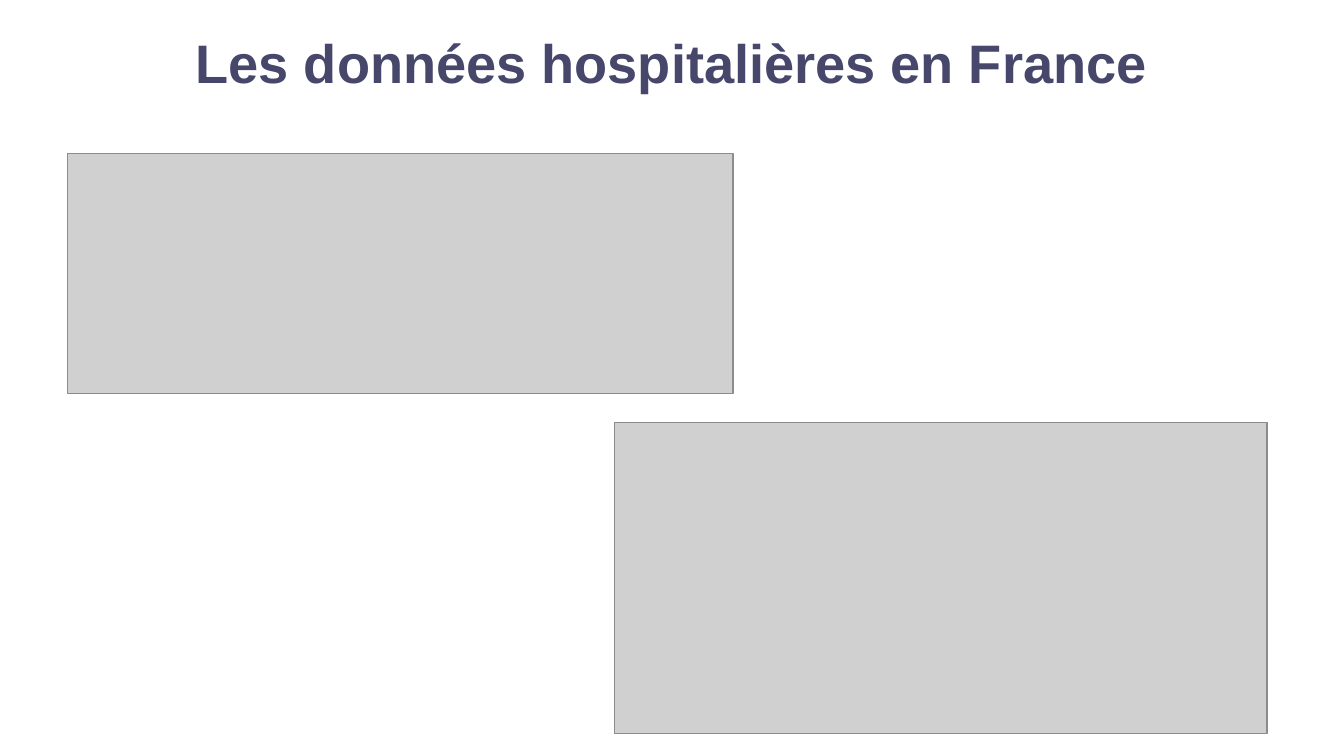
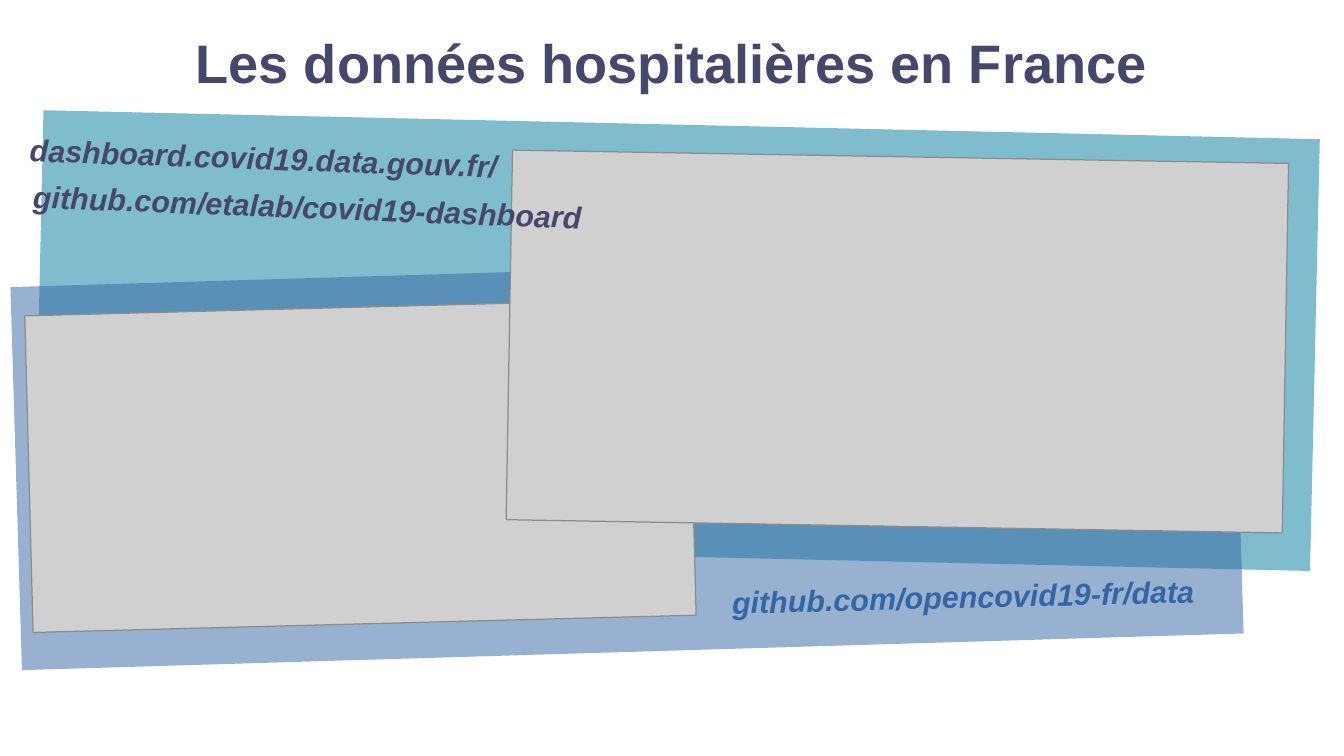
Before and after one commit to covprehension/communications, a slide deck: slide 2 of jdev2020/chapitre4_données.odp. Drawn at 1344x756 pixels with LibreOffice and Linux fonts; fonts in the diff are those of the drawing; grey boxes stand for pictures; background and template pictures are left out. Boxes give left, top, right and bottom in pixels: in the first picture for what was removed or moved away, otherwise in the second. Text is boxed around its words. In the diff, an @@ line names an element or a change of style, - is before the commit and + after.

Commit message:
modif chap 4

```diff
--- a/jdev2020/chapitre4_données.odp
+++ b/jdev2020/chapitre4_données.odp
@@ rectangle added at (33, 110, 1319, 571), fill #007D9E at 50% opacity @@
@@ text added at (29, 138, 496, 181), 18 pt, text #46476B, bold, italic @@
+dashboard.covid19.data.gouv.fr/
@@ picture at (507, 151, 1290, 534): rotation 0 to 1 degrees @@
@@ text added at (33, 184, 461, 228), 18 pt, text #46476B, bold, italic @@
+github.com/etalab/covid19-dashboard
@@ rectangle added at (10, 250, 1245, 669), fill #3465A4 at 50% opacity @@
@@ picture at (25, 299, 697, 633): rotation 0 to 358 degrees @@
@@ text added at (732, 581, 1194, 620), 18 pt, text #3465A4, bold, italic @@
+github.com/opencovid19-fr/data
```
